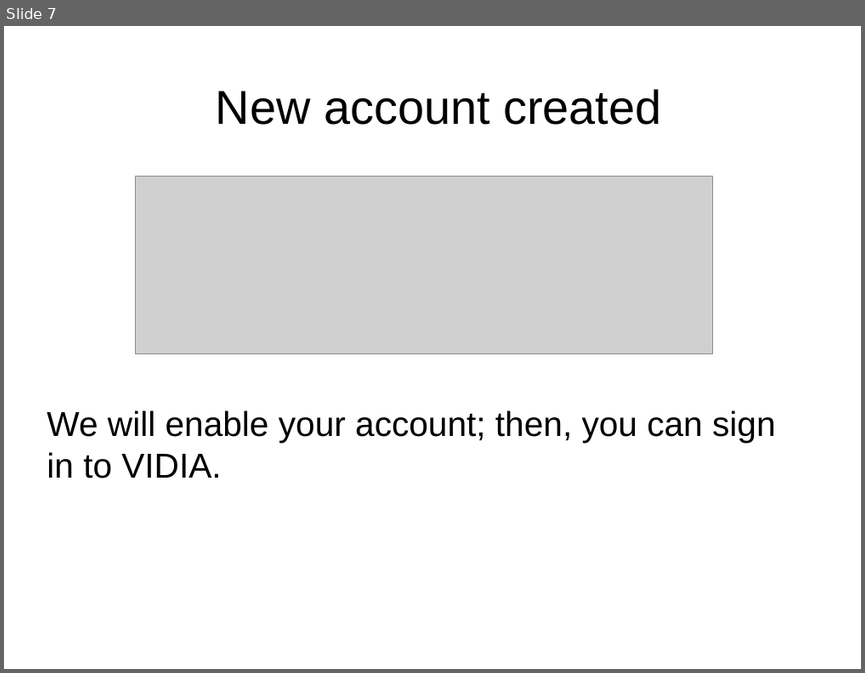
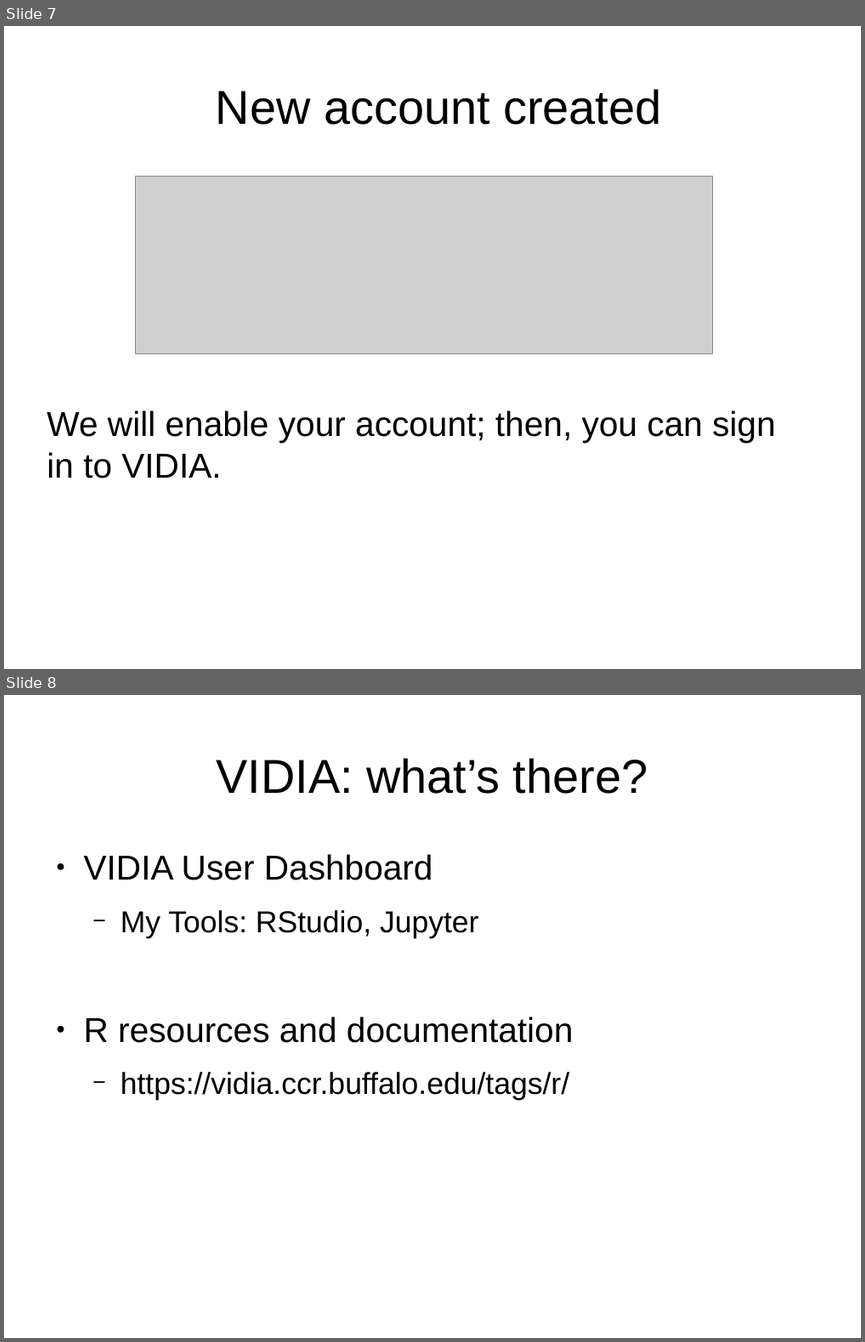
Before and after one commit to ubccr/hsws, a slide deck: slides/workshop-environment.odp. Shown one above the other, each under a label of ours: slide 7 before the commit, slides 7 and 8 after it. The pictures are 865x673 and 865x1342 pixels, drawn with LibreOffice and Linux fonts; fonts in the diff are those of the drawing; grey boxes stand for pictures. Boxes give left, top, right and bottom in pixels: in the first picture for what was removed or moved away, otherwise in the second. Text is boxed around its words. In the diff, an @@ line names an element or a change of style, - is before the commit and + after.

```diff
--- a/slides/workshop-environment.odp
+++ b/slides/workshop-environment.odp
@@ slide 8 added at [4,695,861,1338], background #FFFFFF @@
@@ title added at [216,758,647,794], 44 pt, text #000000 @@
+VIDIA: what’s there?
@@ text added at [84,854,573,1100], 28 pt, text #000000 @@
+● VIDIA User Dashboard
+  − My Tools: RStudio, Jupyter
+● R resources and documentation
+  − https://vidia.ccr.buffalo.edu/tags/r/
```
Also in this commit, not shown: 2 slides changed, 7 other files.
